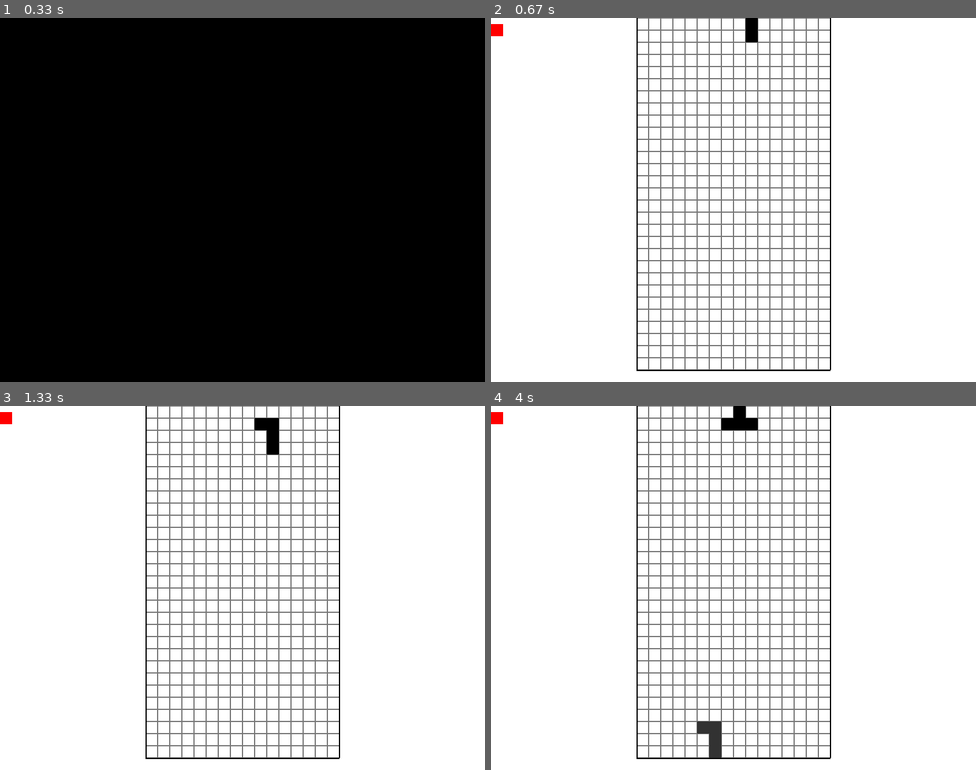
Above: before the commit, frames 1-4 (two rows, left to right).
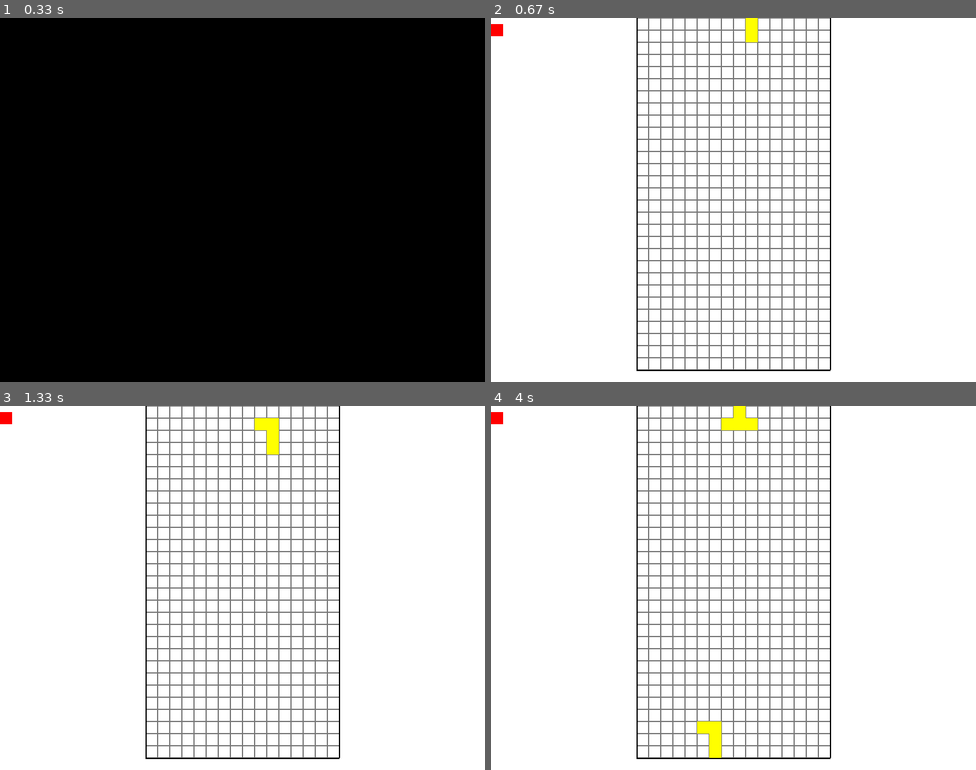
Above: after the commit, the same moments.

Repository: antikaka/pygame_tetris
Game: pygame game, started from main.py
The game is run twice, just before and just after one commit, with the same random seed, the same clock (stepped at 60 frames per second) and the same inputs.
Inputs:
- Up to frame 1 (0.33 s): no input
- Up to frame 2 (0.67 s): hold Right from 0.33 s (still down)
- Up to frame 3 (1.33 s): release Right at 0.8 s; hold Right from 0.83 s (still down)
- Up to frame 4 (4 s): release Right at 1.33 s; hold Left 1.37-2.1 s; hold Down 2.13-2.98 s; hold Left 3.02-3.42 s; hold Right from 3.45 s (still down)

Frame 1 is identical in both runs. In frame 2, 0.2% of the frame differs, in the area x 52-55%, y 0-7%; in frame 3, 0.3%; in frame 4, 0.7%, in the area x 42-55%, y 0-97%.

Commit message:
0.11v Added colors

Diff:
--- a/main.py
+++ b/main.py
@@ -301,9 +301,16 @@
 def_font = pg.font.get_default_font()
 font = pg.font.Font(def_font, 10)
 
-
-
-drawing = False
+red = (255, 0, 0)
+blue = (0, 0, 255)
+green = (0, 255, 0)
+yellow = (255, 255, 0)
+magenta = (255, 0, 255)
+cyan = (0, 255, 255)
+
+colors = [red, blue, green, yellow, magenta, cyan]
+
+random_color = random.choice(colors)
 
 
 started = False
@@ -331,6 +338,7 @@
 
 go_left = True
 go_right = True
+new_piece = False
 
 speed = 3
 pg.key.set_repeat(500, 50)
@@ -438,15 +446,23 @@
     elif count < 1:
         count = 4
 
-    if piece_count != len(piece_list):
+    if piece_count != len(piece_list) and new_piece:
+        random_color = random.choice(colors)
+
+    if piece_count != len(piece_list) and new_piece:
         print("piece_list+")
-        piece_list.append(piece_dict[piece_count])
+        for piece in piece_dict.values():
+            if piece[0][2] not in piece_list:
+                piece_list.append((piece[0][2], piece[1][2]))
+
+        new_piece = False
 
     if piece_y > 40:
         if (bottom.colliderect(t_rect1) or bottom.colliderect(t_rect2)):
             print("collide")
             piece_count += 1
-            piece_dict[piece_count] = (t_rect1, t_rect2)
+            new_piece = True
+            piece_dict[piece_count] = ((screen, random_color, t_rect1), (screen, random_color, t_rect2))
             random_shape = random.choice(shape_list)
             piece_x, piece_y = start_pos[0], start_pos[1]
             t_rect1, t_rect2, x_fix = random_shape(count, piece_x, piece_y)
@@ -459,7 +475,8 @@
         if bottom_act.colliderect(t_rect1) or bottom_act.colliderect(t_rect2):
             print("collide2")
             piece_count += 1
-            piece_dict[piece_count] = (t_rect1, t_rect2)
+            new_piece = True
+            piece_dict[piece_count] = ((screen, random_color, t_rect1), (screen, random_color, t_rect2))
             random_shape = random.choice(shape_list)
             piece_x, piece_y = start_pos[0], start_pos[1]
             t_rect1, t_rect2, x_fix = random_shape(count, piece_x, piece_y)
@@ -467,13 +484,14 @@
     t_rect1, t_rect2, x_fix = random_shape(count, piece_x, piece_y)
 
 
-    pg.draw.rect(screen, (0, 0, 0), t_rect1)
+
+    pg.draw.rect(screen, random_color, t_rect1)
     if t_rect2[2] > 1:
-        pg.draw.rect(screen, (0, 0, 0), t_rect2)
+        pg.draw.rect(screen, random_color, t_rect2)
 
     for piece in piece_dict.values():
-        pg.draw.rect(screen, (50, 50, 50), piece[0])
-        pg.draw.rect(screen, (50, 50, 50), piece[1])
+        pg.draw.rect(*piece[0])
+        pg.draw.rect(*piece[1])
 
     for sq in playfield_active:
         pg.draw.rect(screen, (255, 0, 0), sq, 1)
Not shown, added: todo.txt
